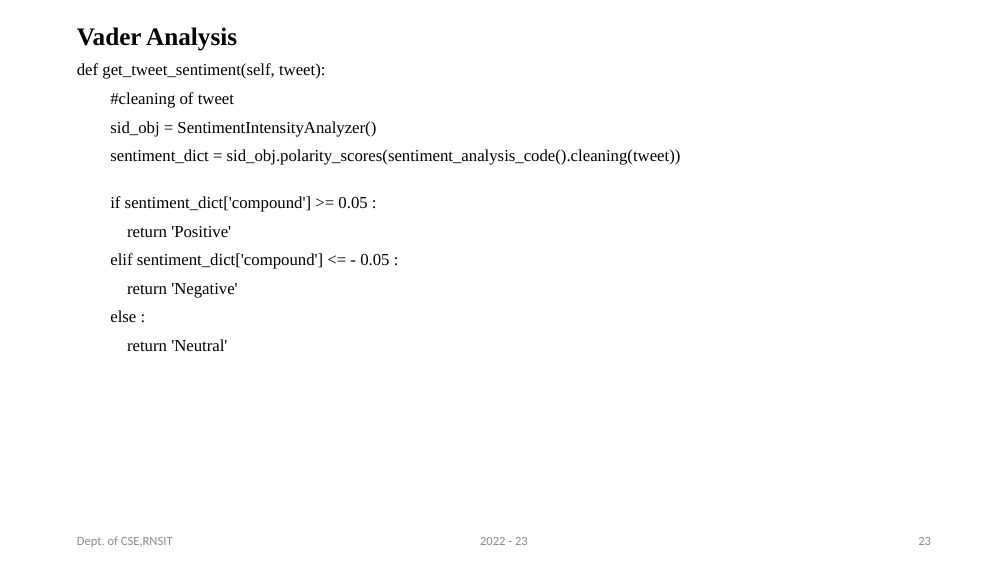
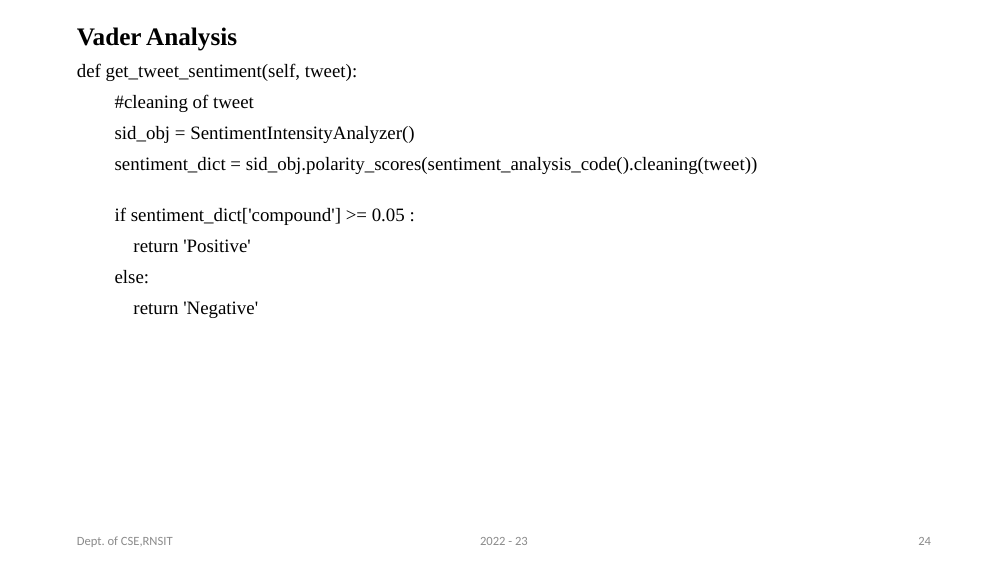
Before and after one commit to vinayhr01/Twitter-Sentiment-Analysis-Web-Application-Project, a slide deck: slide 24 of Final__Project_Presentation.pptx (slide 23 before the commit). Drawn at 1008x567 pixels with LibreOffice and Linux fonts; fonts in the diff are those of the drawing. Boxes give left, top, right and bottom in pixels: in the first picture for what was removed or moved away, otherwise in the second. Text is boxed around its words. In the diff, an @@ line names an element or a change of style, - is before the commit and + after.

```diff
--- a/Final__Project_Presentation.pptx
+++ b/Final__Project_Presentation.pptx
@@ text at (77, 63, 758, 318): size 16 to 18 pt @@
@@ text at (115, 270, 150, 284): text changed; size 16 to 18 pt @@
-elif sentiment_dict['compound'] <= - 0.05 :
+else:
@@ text at (110, 310, 227, 351): paragraphs removed @@
-else :
-return 'Neutral'
@@ page number at (918, 537, 931, 545): text changed @@
-23
+24
```
Also in this commit, not shown: 20 other slides changed, 1 slide added, 1 other file.
